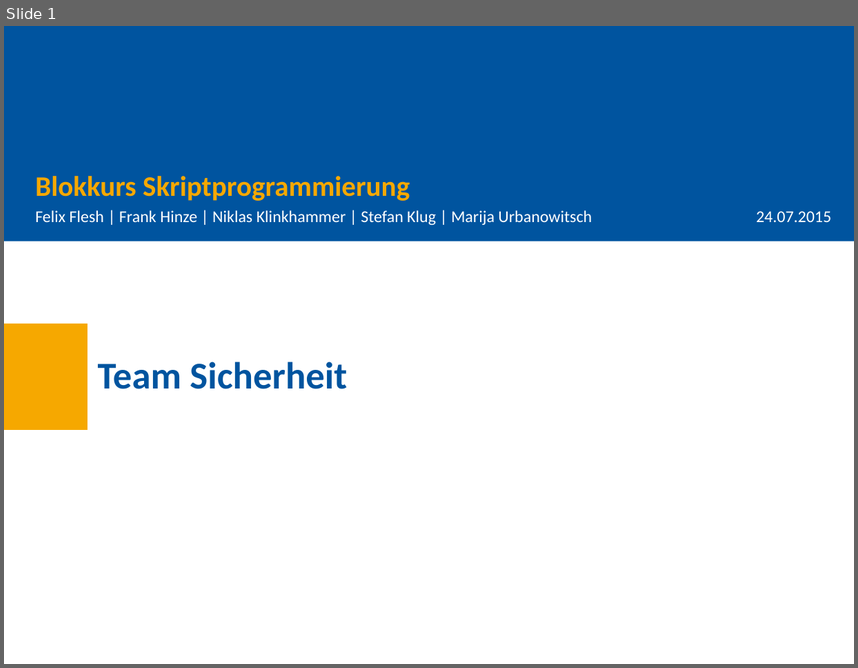
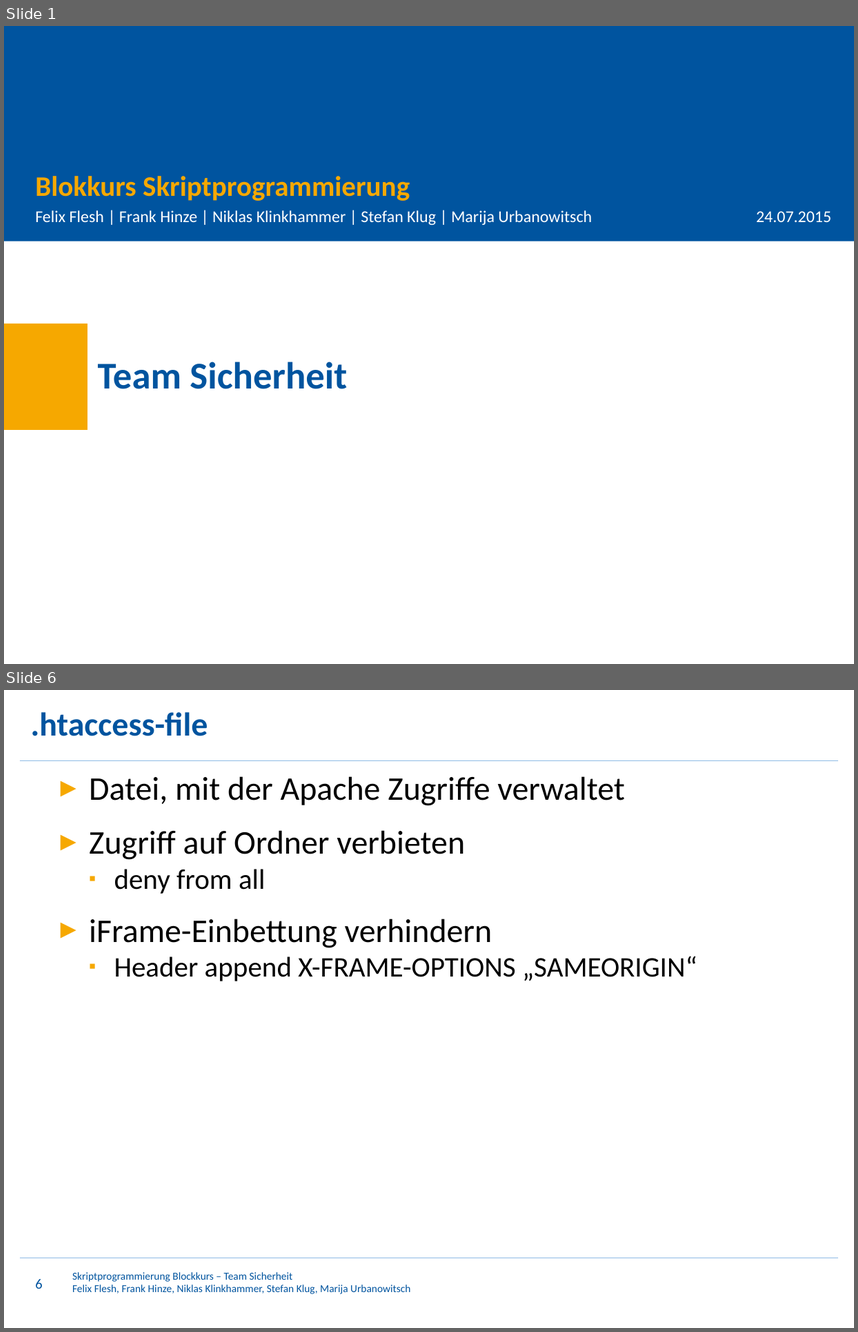
Before and after one commit to StKlug/SkriptprogrammierungBrowserspiel, a slide deck: Praesentation.pptx. Shown one above the other, each under a label of ours: slide 1 before the commit, slides 1 and 6 after it; the slides between them are not shown. The pictures are 858x668 and 858x1332 pixels, drawn with LibreOffice and Linux fonts; fonts in the diff are those of the drawing. Boxes give left, top, right and bottom in pixels: in the first picture for what was removed or moved away, otherwise in the second. Text is boxed around its words. In the diff, an @@ line names an element or a change of style, - is before the commit and + after.

```diff
--- a/Praesentation.pptx
+++ b/Praesentation.pptx
@@ slide 6 added at (4,690,854,1328), background #FFFFFF @@
@@ title added at (31,712,208,736), 28 pt, text #00549F, bold @@
+.htaccess-file
@@ line added from (20, 760) to (838, 760), #8EBAE5 0.75 pt @@
@@ text added at (89,776,697,981), 28 pt, text #000000 @@
+► Datei, mit der Apache Zugriffe verwaltet
+► Zugriff auf Ordner verbieten
+  ▪ deny from all
+► iFrame-Einbettung verhindern
+  ▪ Header append X-FRAME-OPTIONS „SAMEORIGIN“
@@ line added from (20, 1258) to (838, 1258), #8EBAE5 0.75 pt @@
@@ page number added at (35,1279,42,1288), 12 pt, text #00549F @@
+6
@@ text added at (72,1272,410,1294), 9 pt, text #00549F @@
+Skriptprogrammierung Blockkurs – Team Sicherheit
+Felix Flesh, Frank Hinze, Niklas Klinkhammer, Stefan Klug, Marija Urbanowitsch
```
Also in this commit, not shown: 4 other slides added, 1 slide removed, 2 other files.
